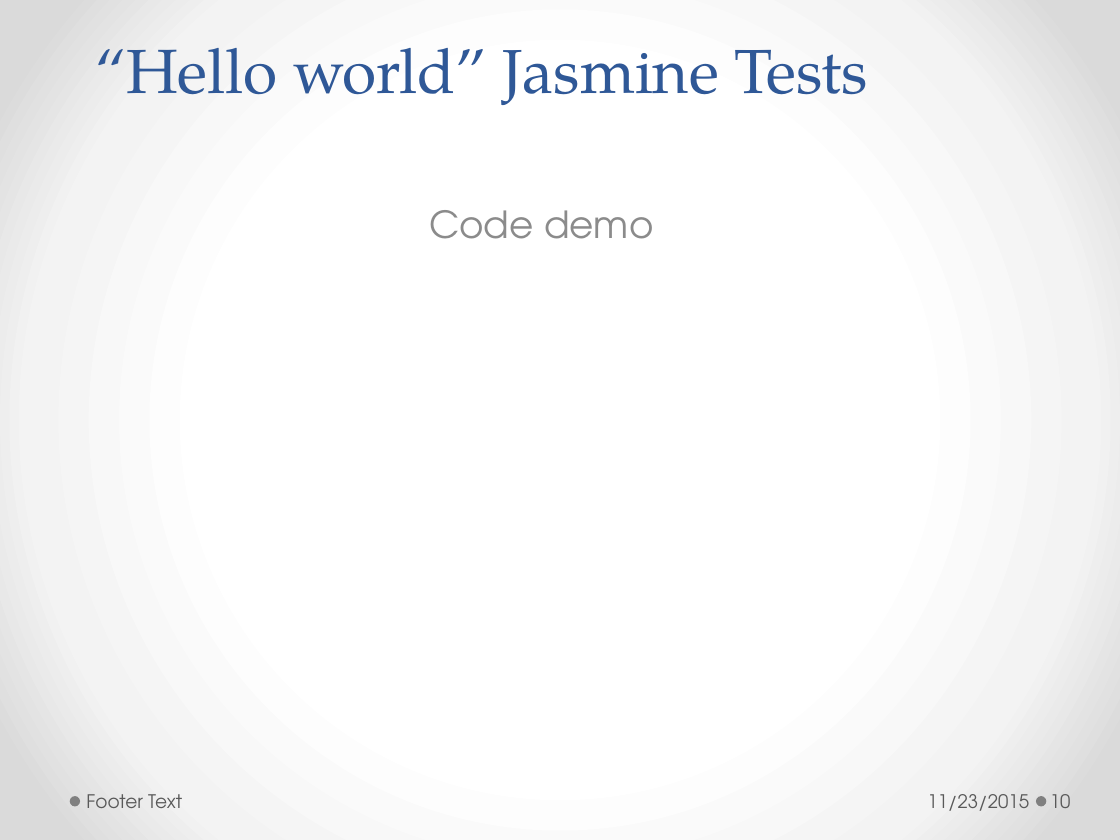
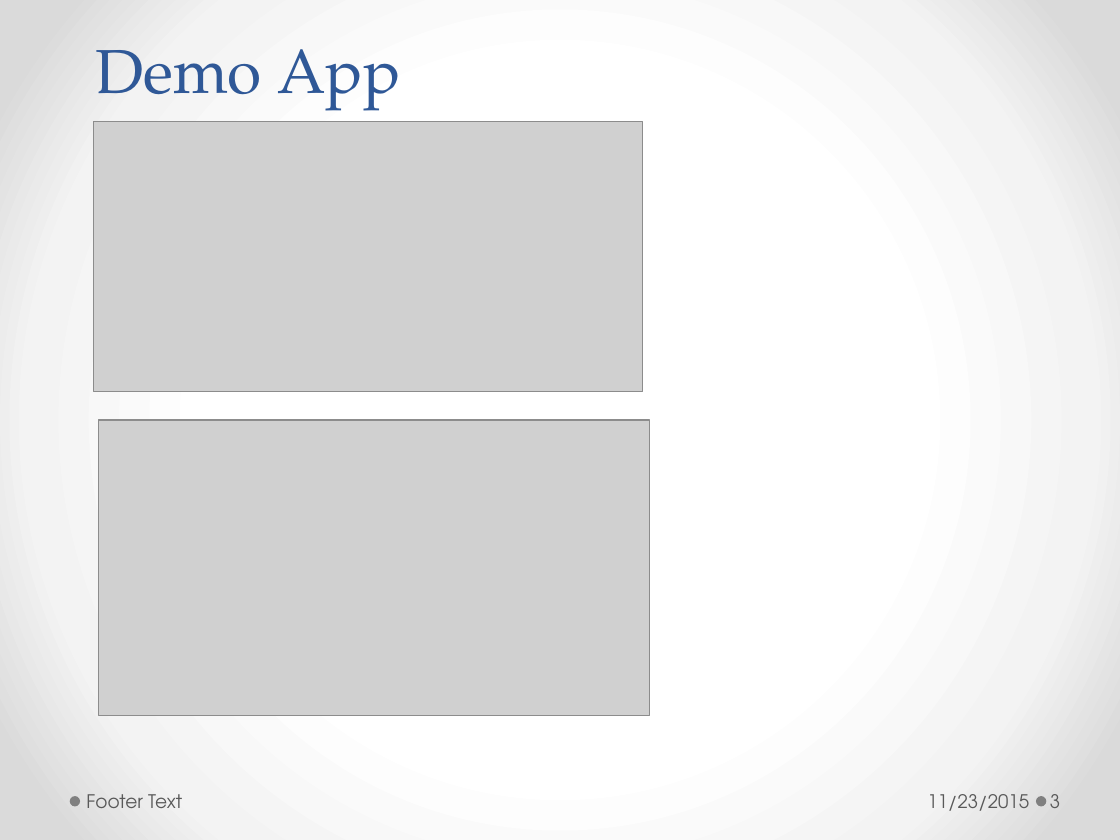
Before and after one commit to h-t-tran/work, a slide deck: slide 3 of brownbag/less/tech-presentation-less.pptx (slide 10 before the commit). Drawn at 1120x840 pixels with LibreOffice and Linux fonts; fonts in the diff are those of the drawing; grey boxes stand for pictures. Boxes give left, top, right and bottom in pixels: in the first picture for what was removed or moved away, otherwise in the second. Text is boxed around its words. In the diff, an @@ line names an element or a change of style, - is before the commit and + after.

Commit message:
add slides

```diff
--- a/brownbag/less/tech-presentation-less.pptx
+++ b/brownbag/less/tech-presentation-less.pptx
@@ title at (95,49,400,111): text changed @@
-“Hello world” Jasmine Tests
+Demo App
@@ picture added at (93,121,643,392) @@
@@ subtitle removed at (429,210,653,239) @@
-Code demo
@@ picture added at (99,420,651,716) @@
@@ page number at (1050,794,1060,808): text changed @@
-10
+3
```
Also in this commit, not shown: 2 other slides changed, 5 slides added, 17 slides removed.
